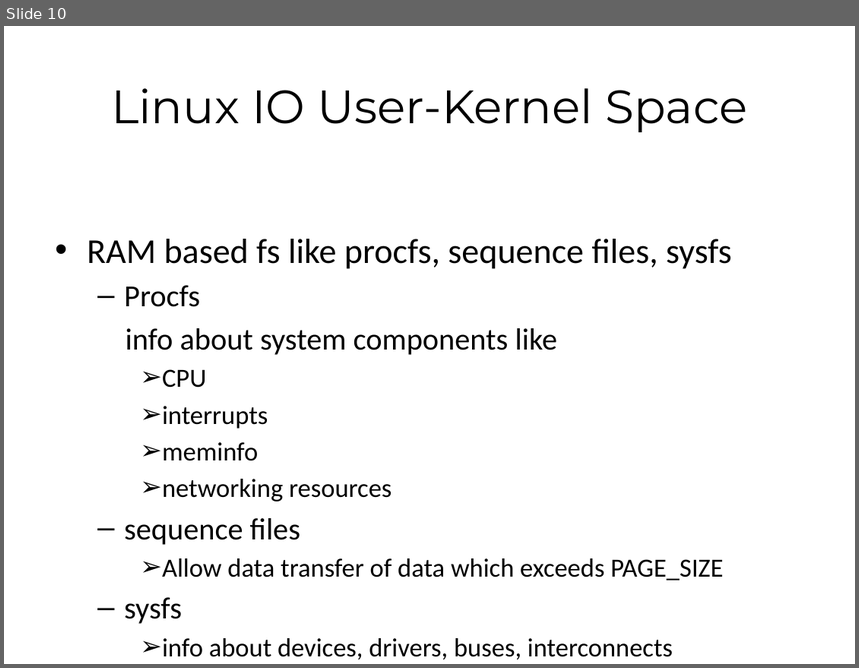
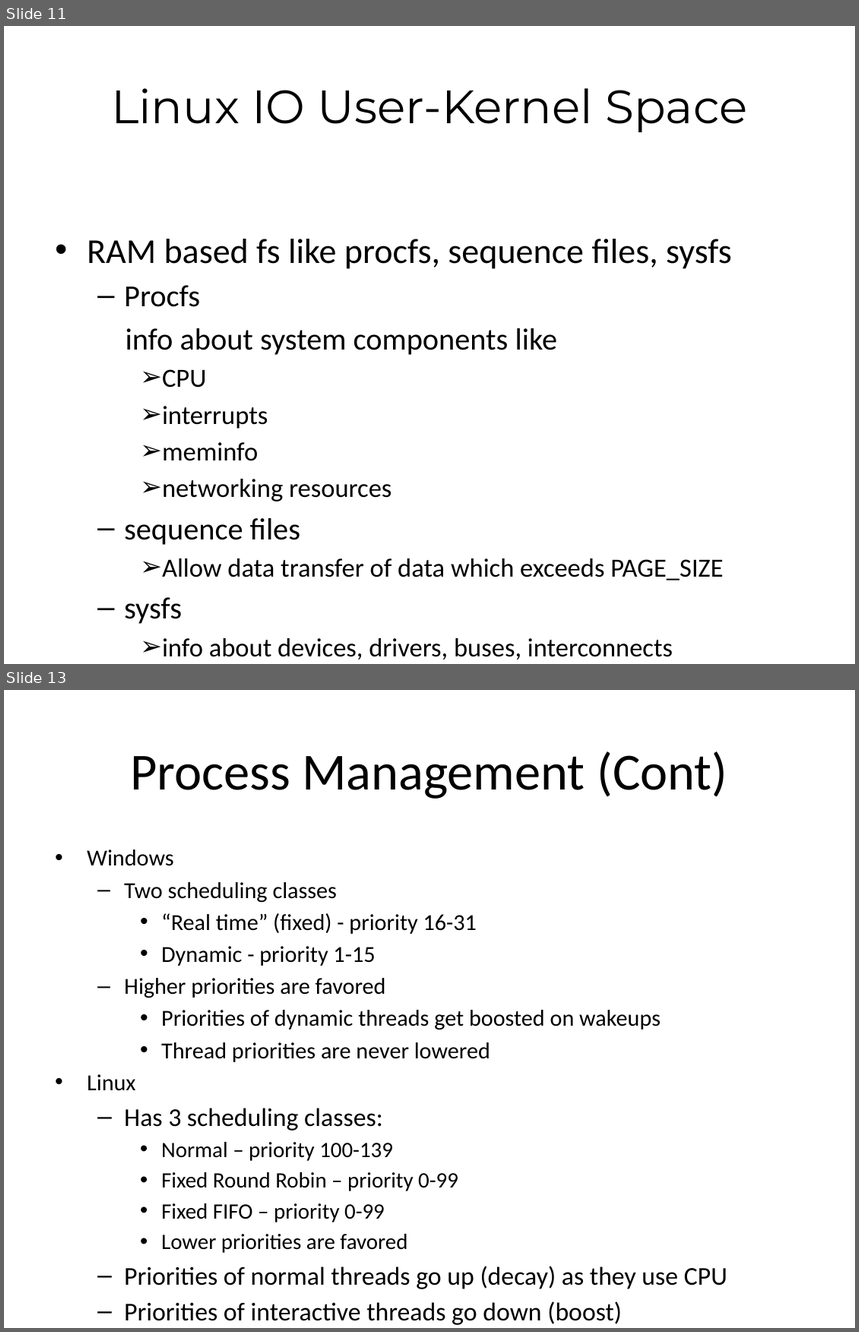
Before and after one commit to shyamrajendran/OS_MPS, a slide deck: 4th_credit/survey.pptx. Shown one above the other, each under a label of ours: slide 10 before the commit, slides 11 and 13 after it; the slides between them are not shown. The pictures are 859x668 and 859x1332 pixels, drawn with LibreOffice and Linux fonts; fonts in the diff are those of the drawing. Boxes give left, top, right and bottom in pixels: in the first picture for what was removed or moved away, otherwise in the second. Text is boxed around its words. In the diff, an @@ line names an element or a change of style, - is before the commit and + after.

```diff
--- a/4th_credit/survey.pptx
+++ b/4th_credit/survey.pptx
@@ slide 13 added at <box>4,690,855,1328</box>, background #FFFFFF @@
@@ title added at <box>130,752,728,799</box>, 44 pt, text #000000 @@
+Process Management (Cont)
@@ text added at <box>87,850,728,1325</box>, 19.4 pt, text #000000 @@
+• Windows
+  – Two scheduling classes
+    • “Real time” (fixed) - priority 16-31
+    • Dynamic - priority 1-15
+  – Higher priorities are favored
+    • Priorities of dynamic threads get boosted on wakeups
+    • Thread priorities are never lowered
+• Linux
+  – Has 3 scheduling classes:
+    • Normal – priority 100-139
+    • Fixed Round Robin – priority 0-99
+    • Fixed FIFO – priority 0-99
+    • Lower priorities are favored
+  – Priorities of normal threads go up (decay) as they use CPU
+  – Priorities of interactive threads go down (boost)
@@ what was slide 10 is now slide 11 @@
```
Also in this commit, not shown: 7 other slides added.
